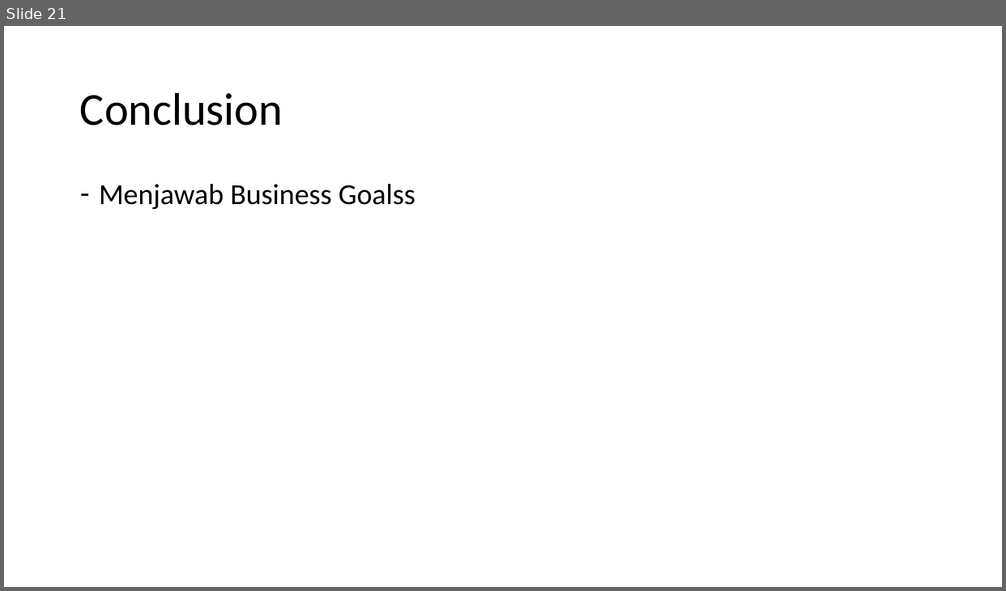
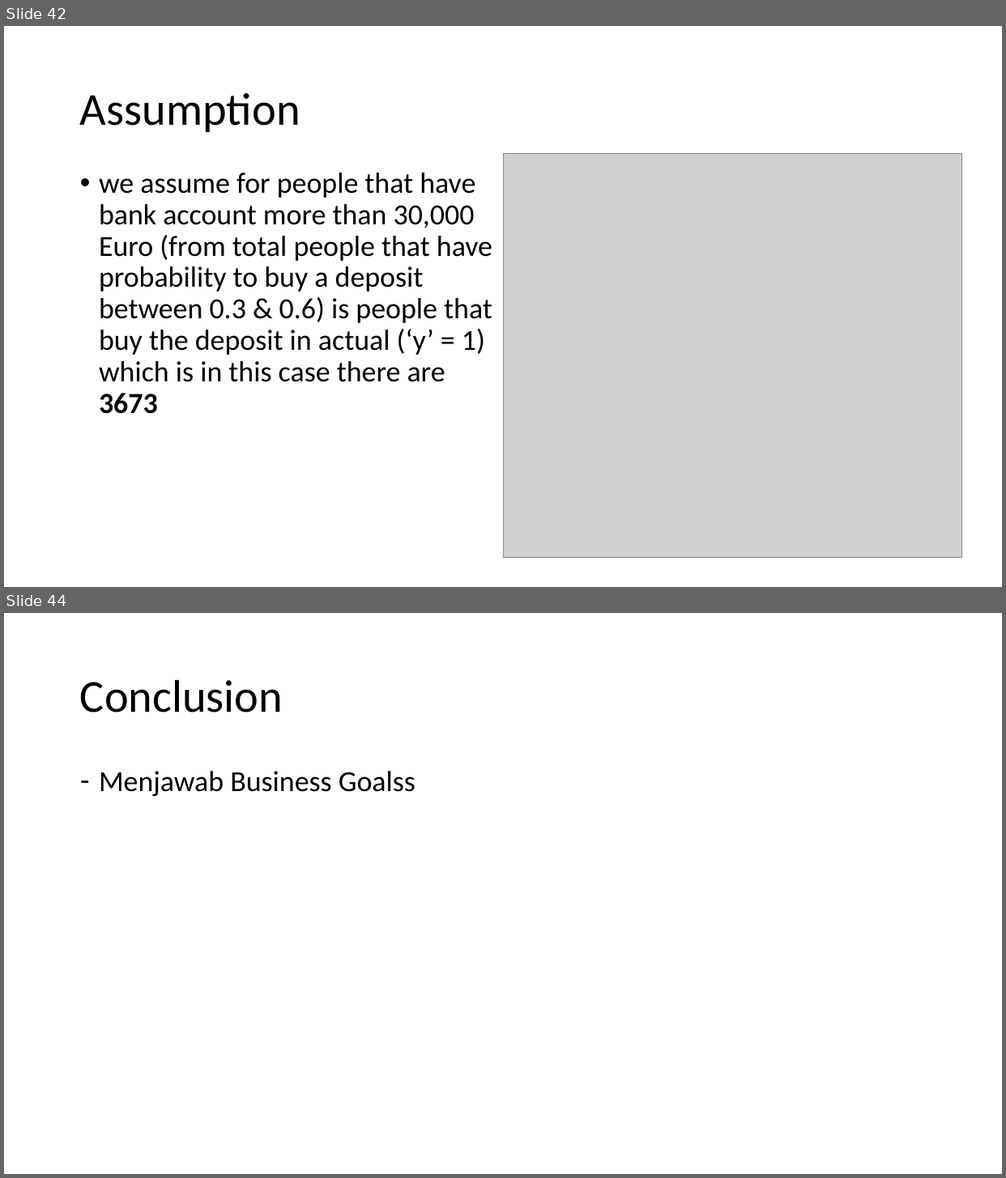
Before and after one commit to abdullahayas123/Tes-Model-Marketing-Scipy, a slide deck: Presentation.pptx. Shown one above the other, each under a label of ours: slide 21 before the commit, slides 42 and 44 after it; the slides between them are not shown. The pictures are 1006x591 and 1006x1178 pixels, drawn with LibreOffice and Linux fonts; fonts in the diff are those of the drawing; grey boxes stand for pictures. Boxes give left, top, right and bottom in pixels: in the first picture for what was removed or moved away, otherwise in the second. Text is boxed around its words. In the diff, an @@ line names an element or a change of style, - is before the commit and + after.

```diff
--- a/Presentation.pptx
+++ b/Presentation.pptx
@@ slide 42 added at (x1=4, y1=26, x2=1002, y2=587), background #FFFFFF @@
@@ title added at (x1=80, y1=93, x2=300, y2=132), 44 pt, text #000000 @@
+Assumption
@@ picture added at (x1=503, y1=154, x2=962, y2=557) @@
@@ text added at (x1=99, y1=173, x2=492, y2=414), 28 pt, text #000000 @@
+• we assume for people that have bank account more than 30,000 Euro (from total people that have probability to buy a deposit between 0.3 & 0.6) is people that buy the deposit in actual (‘y’ = 1) which is in this case there are 3673
@@ what was slide 21 is now slide 44 @@
```
Also in this commit, not shown: 2 slides changed, 24 other slides added, 2 slides removed.
